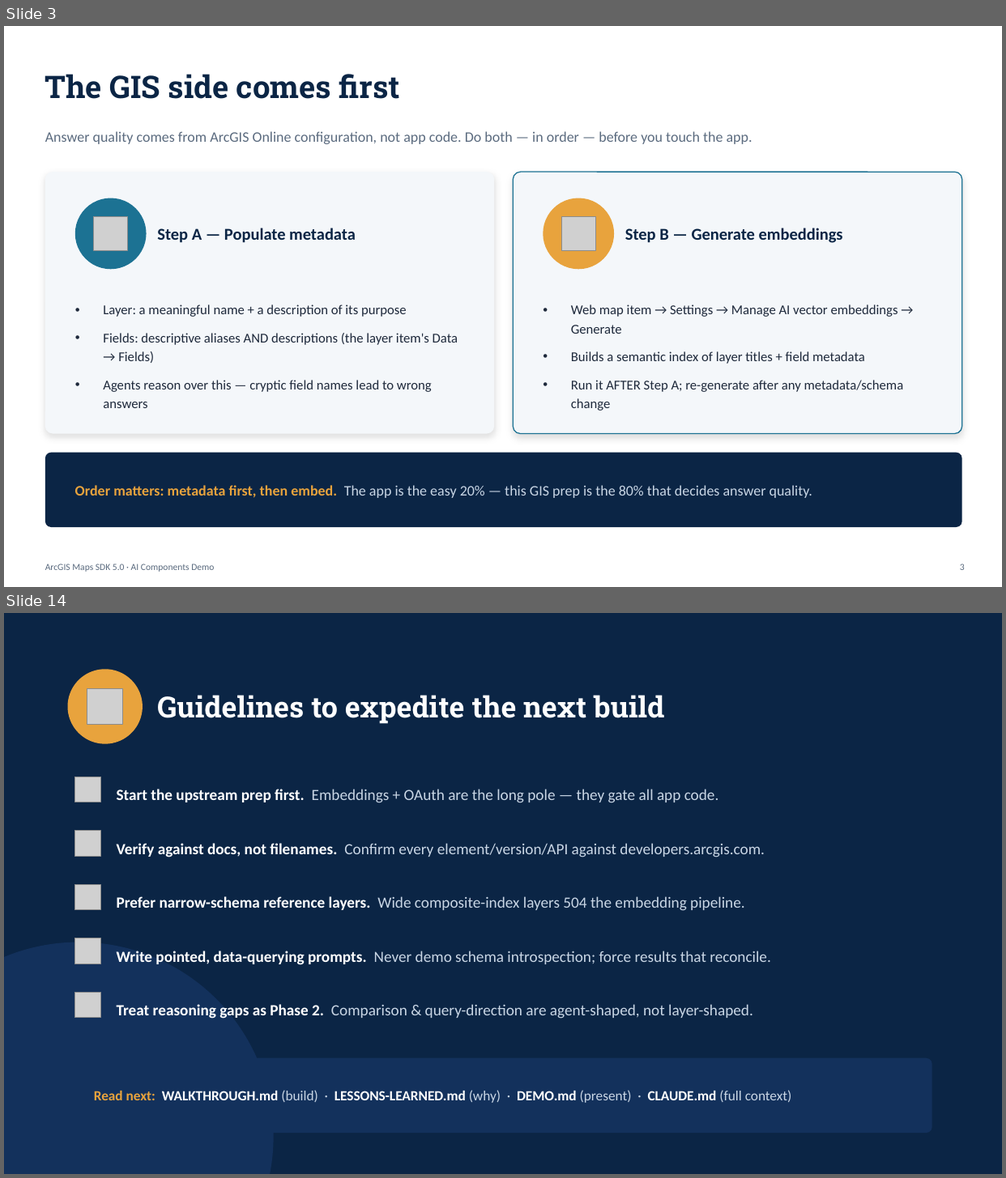
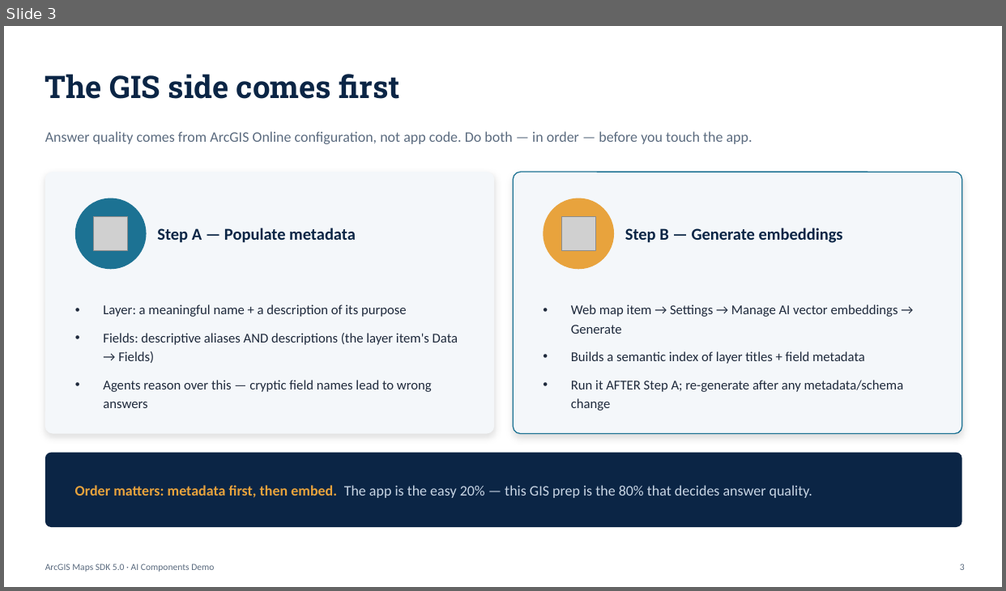
Before and after one commit to CodeHeistPy/arcgis-ai-components-demo, a slide deck: docs/slides/ArcGIS-AI-Components-Walkthrough.pptx. Shown one above the other, each under a label of ours: slides 3 and 14 before the commit, slide 3 after it; the slides between them are not shown. The pictures are 1006x1178 and 1006x591 pixels, drawn with LibreOffice and Linux fonts; fonts in the diff are those of the drawing; grey boxes stand for pictures. Boxes give left, top, right and bottom in pixels: in the first picture for what was removed or moved away, otherwise in the second. Text is boxed around its words. In the diff, an @@ line names an element or a change of style, - is before the commit and + after.

```diff
--- a/docs/slides/ArcGIS-AI-Components-Walkthrough.pptx
+++ b/docs/slides/ArcGIS-AI-Components-Walkthrough.pptx
@@ slide 14 removed at bbox=[4, 613, 1002, 1174], background #0B2545 @@
@@ ellipse removed at bbox=[68, 669, 143, 744] @@
@@ picture removed at bbox=[87, 688, 123, 725] @@
@@ text removed at bbox=[157, 695, 664, 724] @@
-Guidelines to expedite the next build
@@ picture removed at bbox=[75, 777, 100, 803] @@
@@ text removed at bbox=[117, 789, 719, 803] @@
-Start the upstream prep first. Embeddings + OAuth are the long pole — they gate all app code.
@@ picture removed at bbox=[75, 831, 100, 856] @@
@@ text removed at bbox=[117, 843, 765, 858] @@
-Verify against docs, not filenames. Confirm every element/version/API against developers.arcgis.com.
@@ picture removed at bbox=[75, 884, 100, 910] @@
@@ text removed at bbox=[117, 897, 745, 911] @@
-Prefer narrow-schema reference layers. Wide composite-index layers 504 the embedding pipeline.
@@ ellipse removed at bbox=[4, 943, 274, 1174] @@
@@ picture removed at bbox=[75, 939, 100, 964] @@
@@ text removed at bbox=[117, 951, 771, 965] @@
-Write pointed, data-querying prompts. Never demo schema introspection; force results that reconcile.
@@ picture removed at bbox=[75, 993, 100, 1018] @@
@@ text removed at bbox=[117, 1004, 753, 1019] @@
-Treat reasoning gaps as Phase 2. Comparison & query-direction are agent-shaped, not layer-shaped.
@@ rounded rectangle removed at bbox=[71, 1059, 932, 1133] @@
@@ text removed at bbox=[94, 1090, 792, 1103] @@
-Read next: WALKTHROUGH.md (build) · LESSONS-LEARNED.md (why) · DEMO.md (present) · CLAUDE.md (full context)
```
Also in this commit, not shown: 4 slides changed, 2 slides added, 6 other slides removed, 2 other files.
